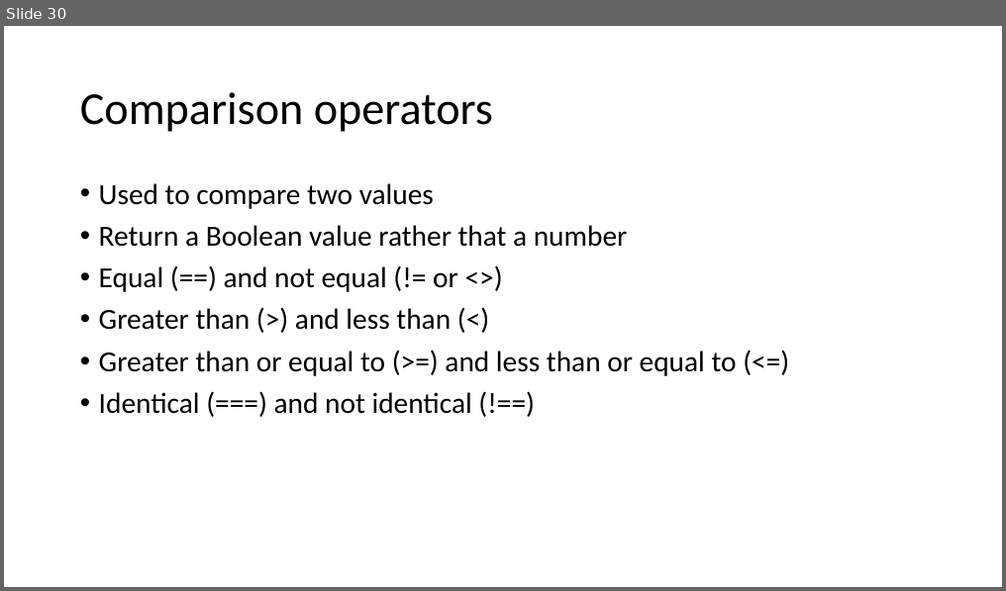
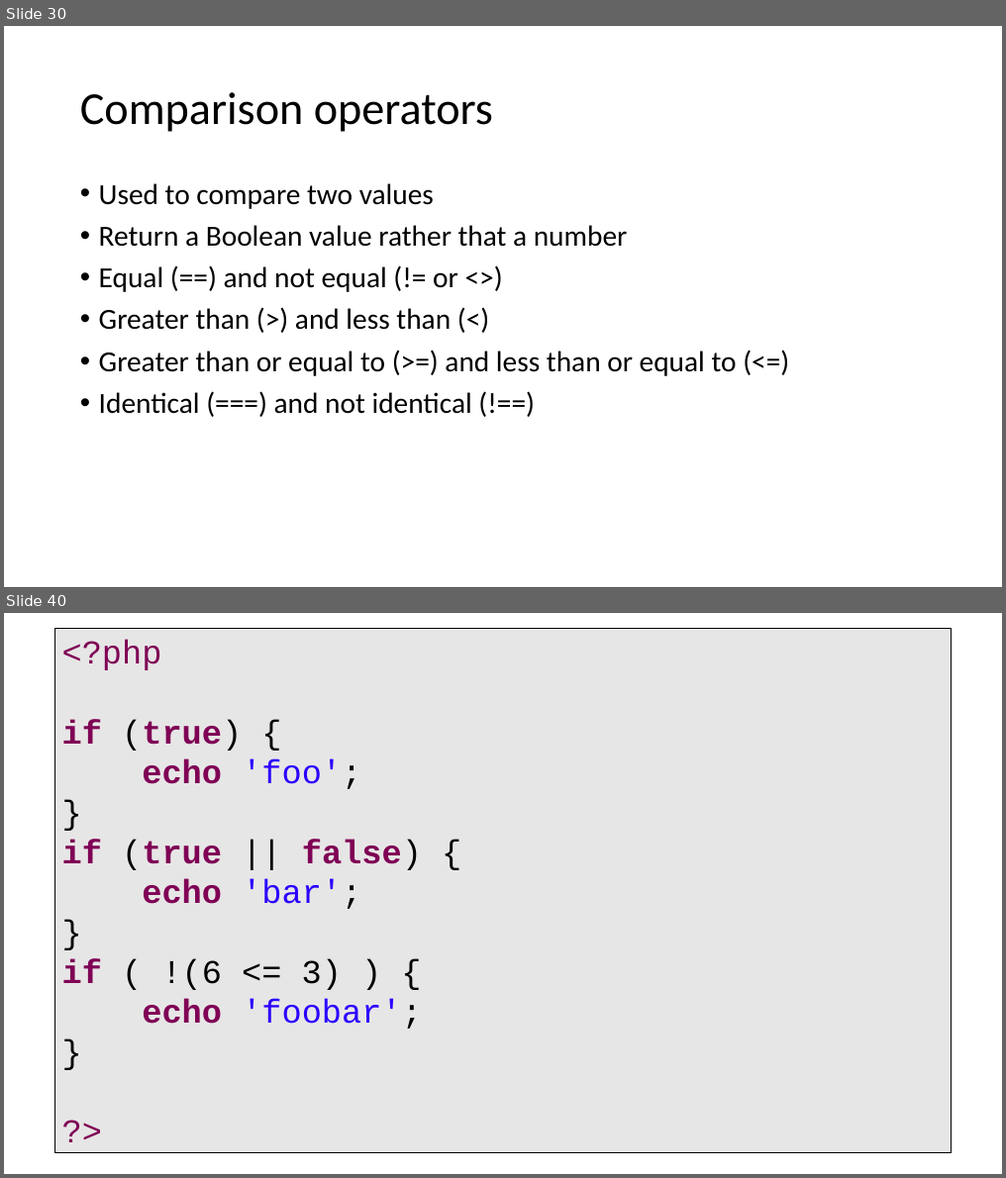
Before and after one commit to PHPEmbark/curriculum, a slide deck: course/1 - Basic Programming/Basics Of Programming.pptx. Shown one above the other, each under a label of ours: slide 30 before the commit, slides 30 and 40 after it; the slides between them are not shown. The pictures are 1006x591 and 1006x1178 pixels, drawn with LibreOffice and Linux fonts; fonts in the diff are those of the drawing. Boxes give left, top, right and bottom in pixels: in the first picture for what was removed or moved away, otherwise in the second. Text is boxed around its words. In the diff, an @@ line names an element or a change of style, - is before the commit and + after.

```diff
--- a/course/1 - Basic Programming/Basics Of Programming.pptx
+++ b/course/1 - Basic Programming/Basics Of Programming.pptx
@@ slide 40 added at (4,613,1002,1174), background #FFFFFF @@
@@ rectangle added at (4,617,19,647), fill #FFFFFF @@
@@ text added at (54,625,951,1157), fill #E7E6E6, outline #000000 0.75 pt, 32 pt, text #7F0055 @@
+<?php
+if (true) {
+echo 'foo';
+}
+if (true || false) {
+echo 'bar';
+}
+if ( !(6 <= 3) ) {
+echo 'foobar';
+}
+?>
```
Also in this commit, not shown: 2 slides changed, 11 other slides added, 1 other file.
